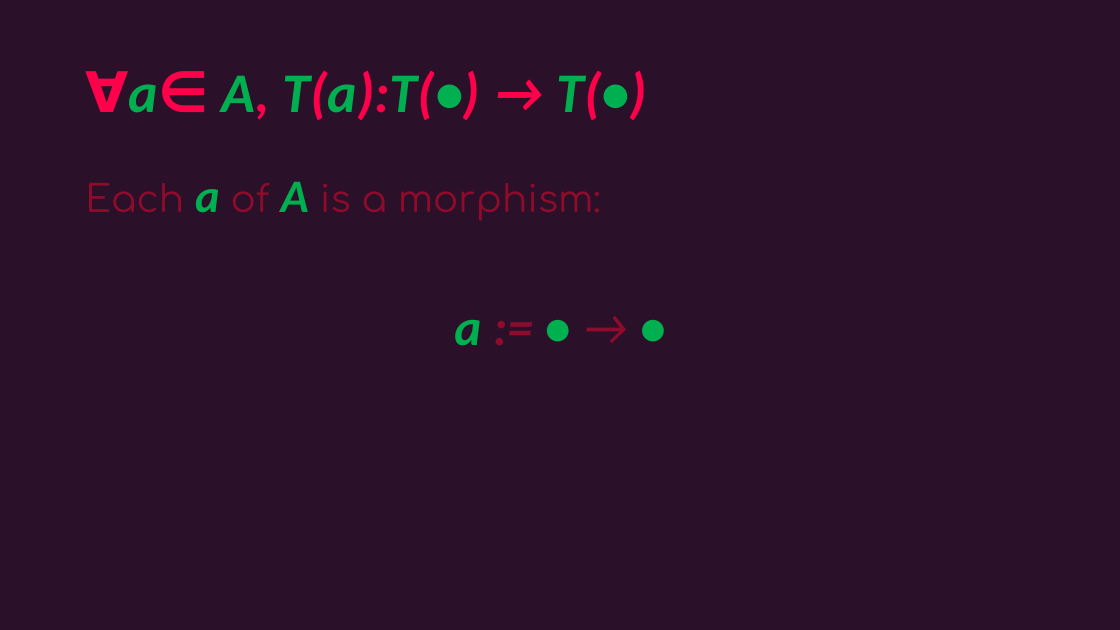
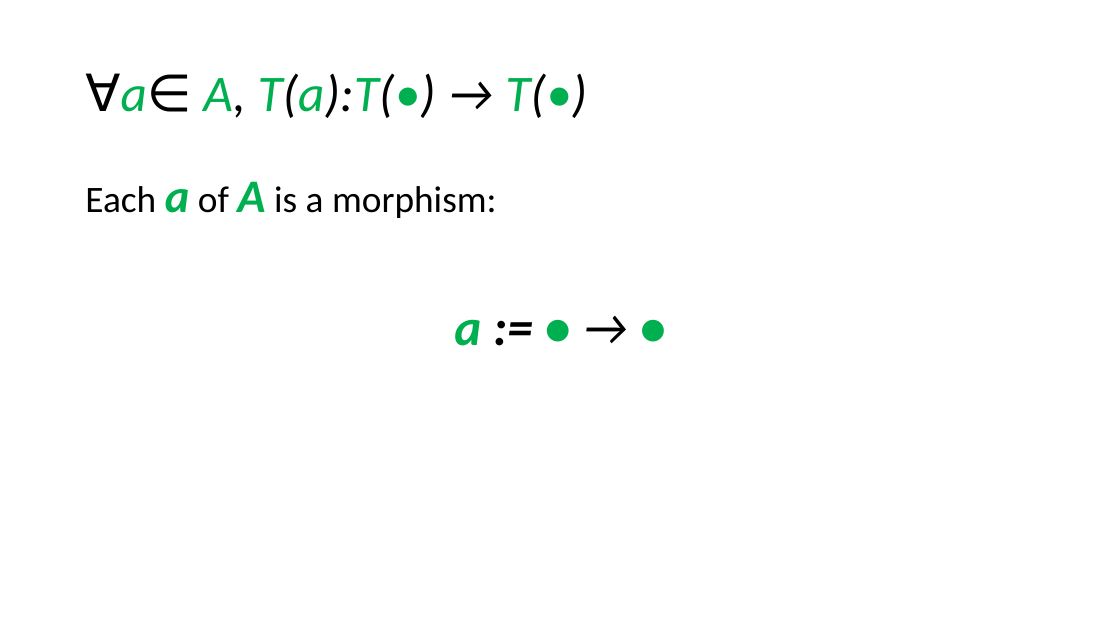
Before and after one commit to maana-io/cat-ml, a slide deck: slide 22 of presentations/gats-intro.pptx. Drawn at 1120x630 pixels with LibreOffice and Linux fonts; fonts in the diff are those of the drawing; background and template pictures are left out. Boxes give left, top, right and bottom in pixels: in the first picture for what was removed or moved away, otherwise in the second. Text is boxed around its words. In the diff, an @@ line names an element or a change of style, - is before the commit and + after.

```diff
--- a/presentations/gats-intro.pptx
+++ b/presentations/gats-intro.pptx
@@ background picture (left out) to #FFFFFF @@
@@ title "∀a∈ A, T(a):T(•) → T(•)" at box(85, 73, 587, 118): size 48 to 44 pt, bold off; text colour #FF004A to #000000 in "∀a∈ A, T(a):T(•) → T(•)" @@
@@ text "Each a of A is ..." at box(85, 181, 497, 346): font Comfortaa to Calibri in "Each of is a morphism:"; text colour #8E0B2B to #000000 in "Each of is a morphism:", ":= →" @@
```
Also in this commit, not shown: 26 other slides changed, 1 slide added, 1 slide removed, 1 other file.
